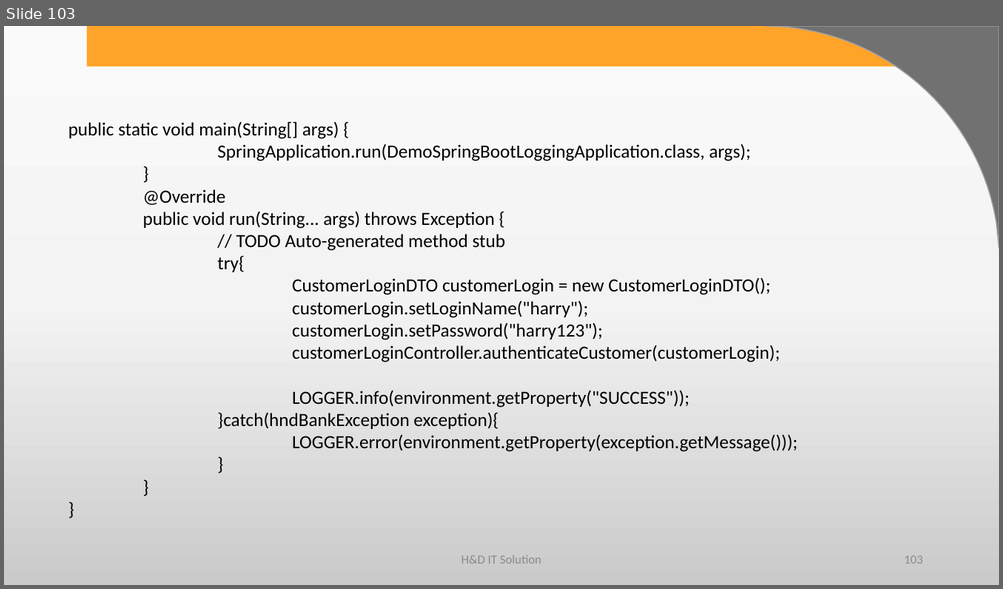
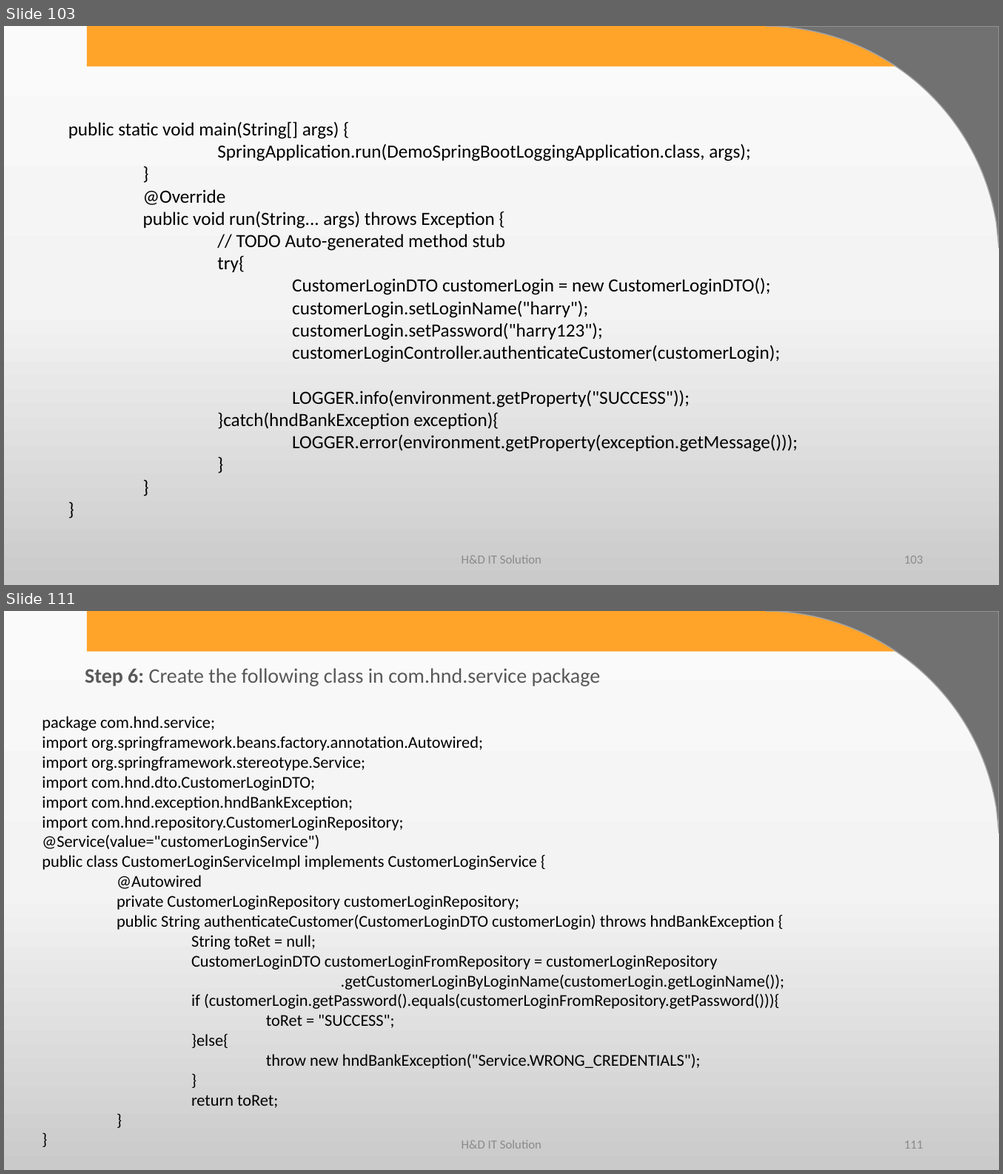
Before and after one commit to harshadasawant/spring_boot1, a slide deck: infinite/src/main/ppt/spring with service layer.pptx. Shown one above the other, each under a label of ours: slide 103 before the commit, slides 103 and 111 after it; the slides between them are not shown. The pictures are 1003x589 and 1003x1174 pixels, drawn with LibreOffice and Linux fonts; fonts in the diff are those of the drawing; background and template pictures are left out. Boxes give left, top, right and bottom in pixels: in the first picture for what was removed or moved away, otherwise in the second. Text is boxed around its words. In the diff, an @@ line names an element or a change of style, - is before the commit and + after.

```diff
--- a/infinite/src/main/ppt/spring with service layer.pptx
+++ b/infinite/src/main/ppt/spring with service layer.pptx
@@ slide 111 added at [4,611,999,1170], background gradient #FBFBFB to #F4F4F4 to #CBCBCB; not listed: 2 template elements that a slide beside it also shows @@
@@ text added at [85,668,600,686], 20 pt, text #595959 @@
+Step 6: Create the following class in com.hnd.service package
@@ text added at [42,716,785,1108], 16 pt, text #000000 @@
+package com.hnd.service;
+import org.springframework.beans.factory.annotation.Autowired;
+import org.springframework.stereotype.Service;
+import com.hnd.dto.CustomerLoginDTO;
+import com.hnd.exception.hndBankException;
+import com.hnd.repository.CustomerLoginRepository;
+@Service(value="customerLoginService")
+public class CustomerLoginServiceImpl implements CustomerLoginService {
+@Autowired
+private CustomerLoginRepository customerLoginRepository;
+public String authenticateCustomer(CustomerLoginDTO customerLogin) throws hndBankException {
+String toRet = null;
+CustomerLoginDTO customerLoginFromRepository = customerLoginRepository
+.getCustomerLoginByLoginName(customerLogin.getLoginName());
+if (customerLogin.getPassword().equals(customerLoginFromRepository.getPassword())){
+toRet = "SUCCESS";
+}else{
+throw new hndBankException("Service.WRONG_CREDENTIALS");
+}
+return toRet;
+}
+}
@@ text added at [461,1141,541,1149], 12 pt, text #8C8C8C @@
+H&D IT Solution
@@ page number added at [904,1141,922,1149], 12 pt, text #8C8C8C @@
+111
```
Also in this commit, not shown: 12 other slides added, 3 other files.
